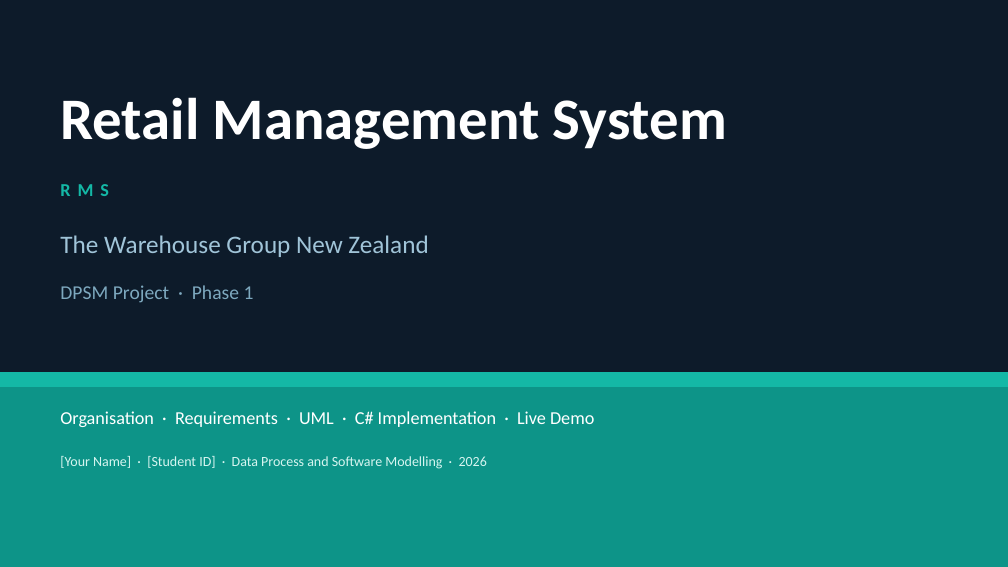
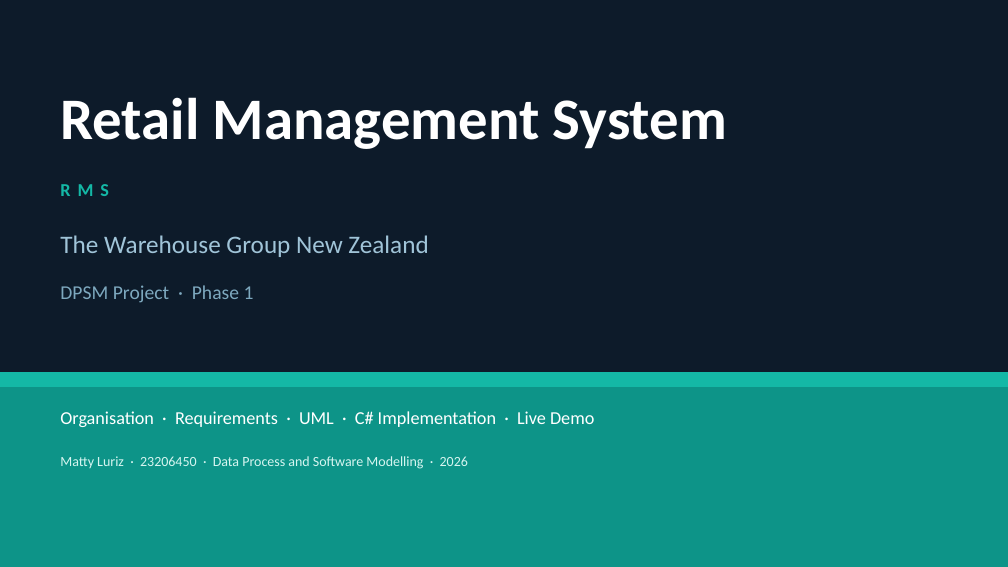
Before and after one commit to erlluriz19-ui/Data-process-and-software-modelling, a slide deck: slide 1 of RMS_Final.pptx. Drawn at 1008x567 pixels with LibreOffice and Linux fonts; fonts in the diff are those of the drawing. Boxes give left, top, right and bottom in pixels: in the first picture for what was removed or moved away, otherwise in the second. Text is boxed around its words. In the diff, an @@ line names an element or a change of style, - is before the commit and + after.

```diff
--- a/RMS_Final.pptx
+++ b/RMS_Final.pptx
@@ text at bbox=[60, 456, 468, 469]: text changed @@
-[Your Name] · [Student ID] · Data Process and Software Modelling · 2026
+Matty Luriz · 23206450 · Data Process and Software Modelling · 2026
```
Also in this commit, not shown: 1 slide removed.
